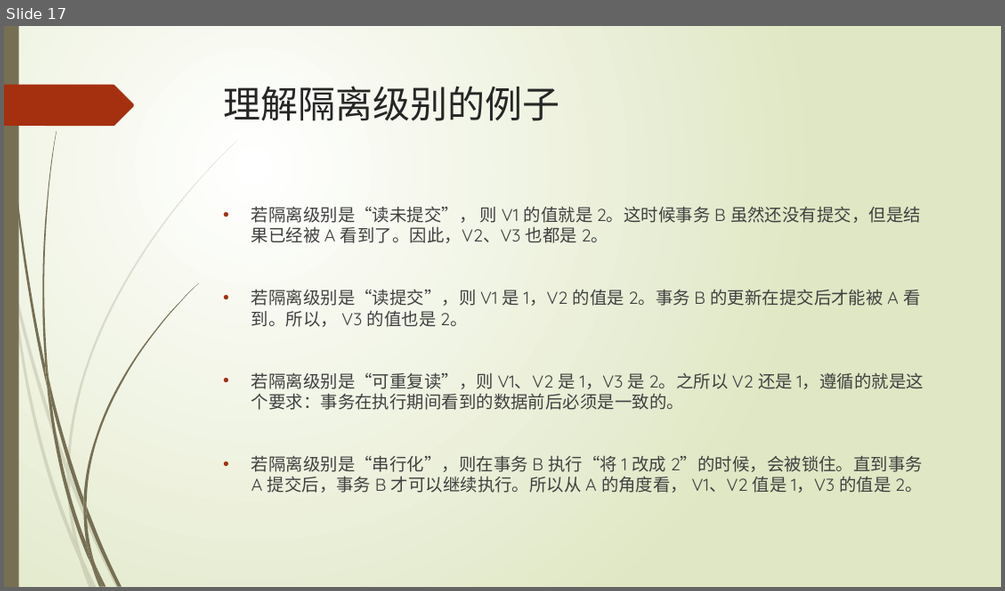
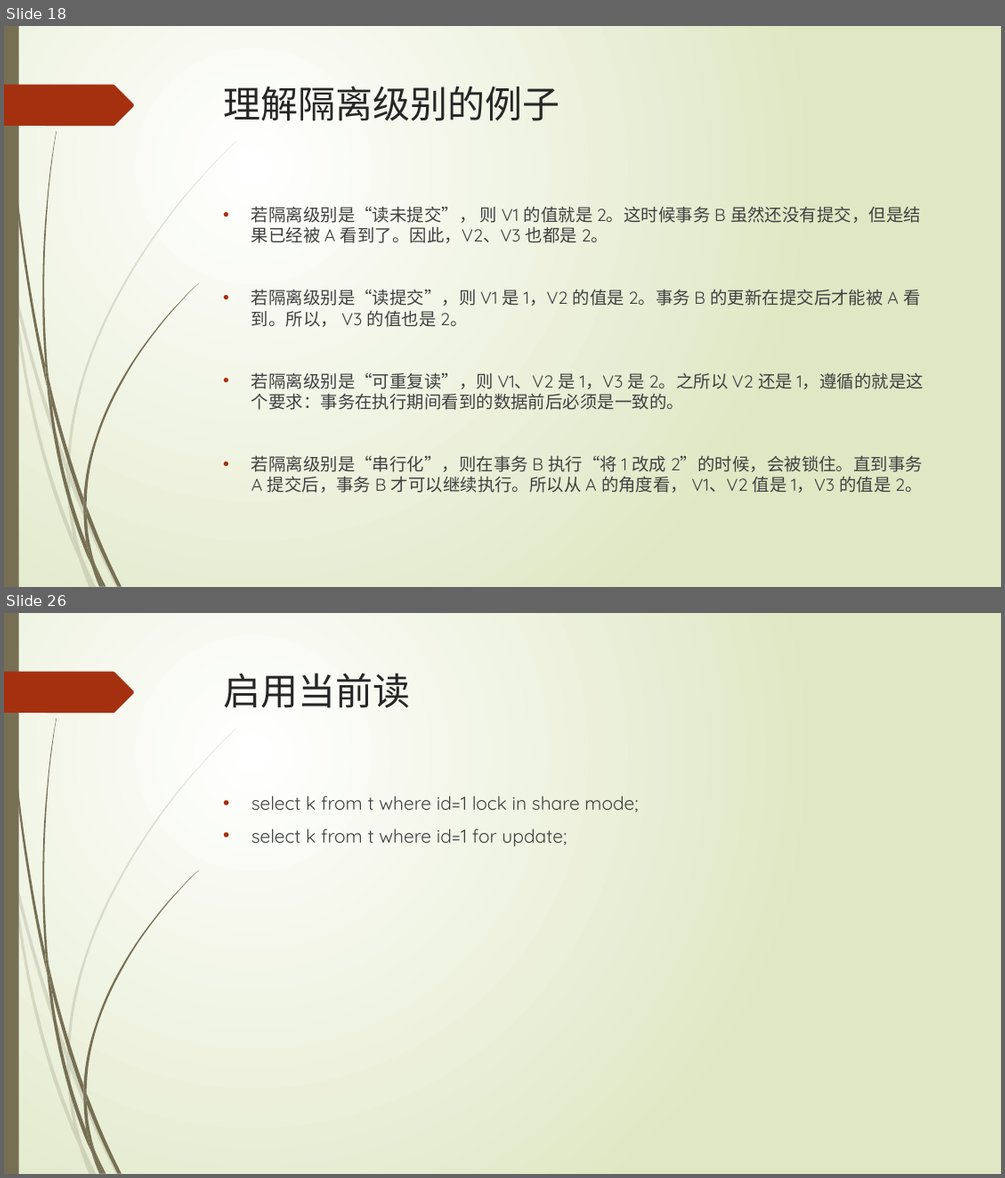
Before and after one commit to TopSpoofer/learning, a slide deck: mysql/mysql的事务实现.pptx. Shown one above the other, each under a label of ours: slide 17 before the commit, slides 18 and 26 after it; the slides between them are not shown. The pictures are 1005x591 and 1005x1178 pixels, drawn with LibreOffice and Linux fonts; fonts in the diff are those of the drawing. Boxes give left, top, right and bottom in pixels: in the first picture for what was removed or moved away, otherwise in the second. Text is boxed around its words. In the diff, an @@ line names an element or a change of style, - is before the commit and + after.

```diff
--- a/mysql/mysql的事务实现.pptx
+++ b/mysql/mysql的事务实现.pptx
@@ slide 26 added at box(4, 613, 1001, 1174), background gradient #FFFFFF to #DFE8C4; not listed: 24 template elements that a slide beside it also shows @@
@@ title added at box(224, 673, 411, 708), 36 pt, text #262626 @@
+启用当前读
@@ text added at box(251, 795, 638, 846), 18 pt, text #404040 @@
+• select k from t where id=1 lock in share mode;
+• select k from t where id=1 for update;
@@ what was slide 17 is now slide 18 @@
```
Also in this commit, not shown: 21 other slides added, 1 slide removed, 1 other file.
